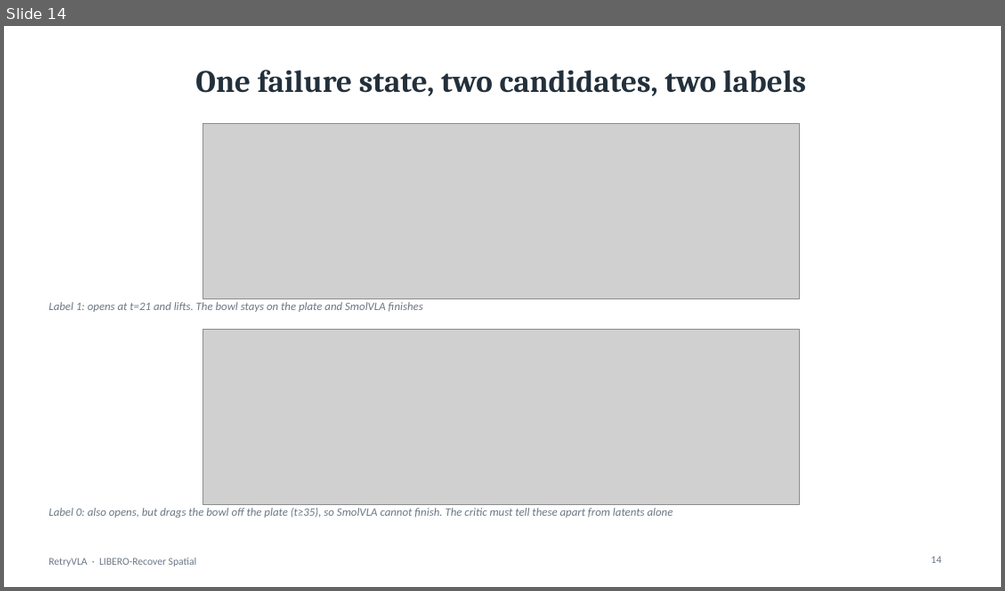
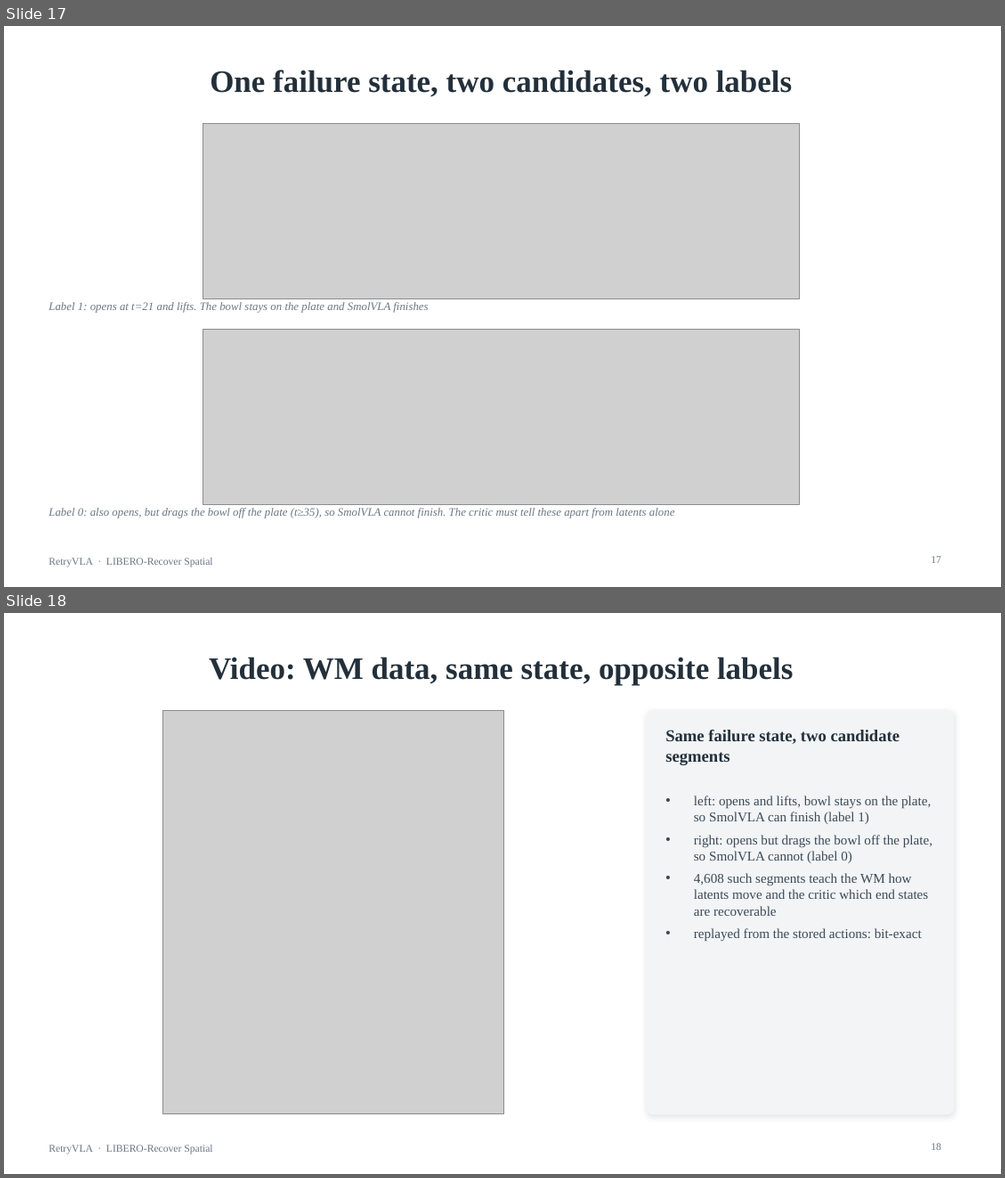
Before and after one commit to ltdoanhwork/RetryVLA, a slide deck: slides/RetryVLA_progress.pptx. Shown one above the other, each under a label of ours: slide 14 before the commit, slides 17 and 18 after it. The pictures are 1005x591 and 1005x1178 pixels, drawn with LibreOffice and Linux fonts; fonts in the diff are those of the drawing; grey boxes stand for pictures. Boxes give left, top, right and bottom in pixels: in the first picture for what was removed or moved away, otherwise in the second. Text is boxed around its words. In the diff, an @@ line names an element or a change of style, - is before the commit and + after.

Commit message:
Deck v2: Times New Roman, 11 embedded stage videos (M0 pi0 failures, M1 recoveries, noisy CEM, C1 labels, M3 side-by-side + WM recoveries), serif figures

```diff
--- a/slides/RetryVLA_progress.pptx
+++ b/slides/RetryVLA_progress.pptx
@@ slide 18 added at (4, 613, 1001, 1174), background #FFFFFF; not listed: 1 template element that a slide beside it also shows @@
@@ title added at (209, 657, 793, 686), 30 pt, text #23303B, bold @@
+Video: WM data, same state, opposite labels
@@ picture added at (162, 710, 503, 1114) @@
@@ rounded rectangle added at (647, 710, 954, 1114), fill #F2F4F6, outline #F2F4F6 1 pt @@
@@ text added at (665, 730, 900, 765), 16 pt, text #23303B, bold @@
+Same failure state, two candidate segments
@@ text added at (694, 795, 932, 941), 13 pt, text #3C4A57 @@
+• left: opens and lifts, bowl stays on the plate, so SmolVLA can finish (label 1)
+• right: opens but drags the bowl off the plate, so SmolVLA cannot (label 0)
+• 4,608 such segments teach the WM how latents move and the critic which end states are recoverable
+• replayed from the stored actions: bit-exact
@@ page number added at (930, 1143, 941, 1150), 10 pt, text #6B7785 @@
+18
@@ what was slide 14 is now slide 17 @@
@@ slide 17 changed as well @@
@@ title "One failure state, two candidates, ..." at (210, 70, 792, 96): font Cambria to Times New Roman @@
@@ font Calibri to Times New Roman in 3 elements at (48, 302, 428, 313), (48, 507, 675, 518), (48, 557, 212, 567) @@
@@ page number at (930, 556, 941, 563): text changed; font Calibri to Times New Roman @@
-14
+17
```
Also in this commit, not shown: 25 other slides changed, 5 other slides added, 31 other files.
